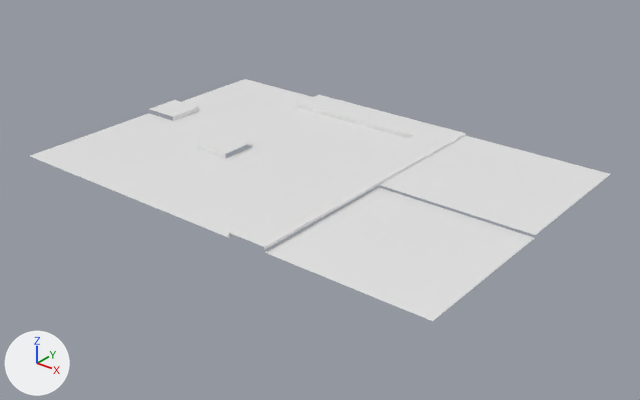
The Blender file data/tiles/default/road/road.blend: old version first, new version second.
Camera for both pictures: a camera (50 mm lens) standing at (42.9, -62.4, 35.3) and looking at (-6.4, -0.8, -3.0). The lights are fixed; the arrows at lower left show +X, +Y and +Z.

In view in the first picture: 'tile_center', 'tile_edge', 'tile_edge_inward', 'tile_edge_outward', 'tile_edge_outward_diagonal', 'tile_single'.
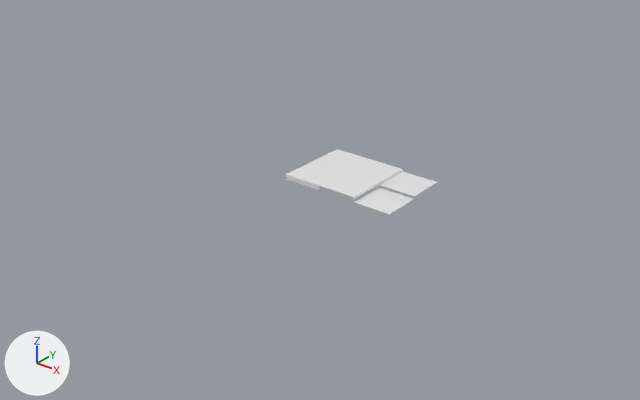
Where the newer file only moved an object's origin or applied its transform, the numbers keep the older frame.

The change, as a list of edits to the scene's bpy script:
```text
Change me_tile_center:
    where me_tile_center.from_pydata(...)  # 4 vertices, 2 faces; spans x -8.0..8.0, y -8.0..8.0, z 0.2
    me_tile_center part 1
    me_tile_center.vertices[0].co: (-8.0, -8.0, 0.2) -> (-2.0, -2.0, 0.2)  # pixel (378, 184)
    me_tile_center.vertices[1].co: (8.0, -8.0, 0.2) -> (2.0, -2.0, 0.2)  # pixel (535, 235) -> pixel (414, 196)
    me_tile_center.vertices[2].co: (-8.0, 8.0, 0.2) -> (-2.0, 2.0, 0.2)  # pixel (465, 135) -> pixel (402, 171)
    me_tile_center.vertices[3].co: (8.0, 8.0, 0.2) -> (2.0, 2.0, 0.2)  # pixel (610, 173) -> pixel (437, 182)
Change me_tile_edge:
    remove me_tile_edge.from_pydata(...)  # 12 vertices, 10 faces; spans x -8.0..8.0, y -8.0..8.0, z 0.0..0.5
    remove me_tile_edge.materials.append(mat_terrain)  # white #e7e7e7
    add me_tile_edge.from_pydata(...)  # 12 vertices, 10 faces; spans x 4.0..8.0, y 4.0..8.0, z 0.0..0.5
    me_tile_edge part 2
    7 vertices are removed from x -8.0..8.0, y -8.0..8.0, z 0.0..0.5
    10 faces are deleted
    7 vertices are added at x 4.0..8.0, y 4.0..8.0, z 0.0..0.5
    4 new faces join them, mat_border (white #e7e7e7)
    4 new faces join them, mat_edge (white #e7e7e7)
    2 new faces join them, mat_sidewalk (white #e7e7e7)
Change me_tile_edge_outward:
    remove me_tile_edge_outward.from_pydata(...)  # 15 vertices, 16 faces; spans x -8.0..8.0, y -8.0..8.0, z 0.0..0.5
    remove me_tile_edge_outward.materials.append(mat_terrain)  # white #e7e7e7
    add me_tile_edge_outward.from_pydata(...)  # 13 vertices, 14 faces; spans x -2.0..2.0, y -2.0..2.0, z 0.0..0.5
    me_tile_edge_outward part 3: the whole mesh is rebuilt
Change me_tile_edge_inward:
    remove me_tile_edge_inward.from_pydata(...)  # 16 vertices, 18 faces; spans x -8.0..8.0, y -8.0..8.0, z 0.0..0.5
    remove me_tile_edge_inward.materials.append(mat_terrain)  # white #e7e7e7
    add me_tile_edge_inward.from_pydata(...)  # 13 vertices, 14 faces; spans x -2.0..2.0, y -2.0..2.0, z 0.2..0.5
    me_tile_edge_inward part 4: the whole mesh is rebuilt
Change me_tile_single:
    where me_tile_single.from_pydata(...)  # 4 vertices, 2 faces; spans x -8.0..8.0, y -8.0..8.0, z 0.0
    me_tile_single part 5
    me_tile_single.vertices[0].co: (-8.0, -8.0, 0.0) -> (-2.0, -2.0, 0.0)  # pixel (264, 252) -> pixel (353, 201)
    me_tile_single.vertices[1].co: (8.0, -8.0, 0.0) -> (2.0, -2.0, 0.0)  # pixel (432, 321) -> pixel (389, 214)
    me_tile_single.vertices[2].co: (-8.0, 8.0, 0.0) -> (-2.0, 2.0, 0.0)  # pixel (378, 187)
    me_tile_single.vertices[3].co: (8.0, 8.0, 0.0) -> (2.0, 2.0, 0.0)  # pixel (535, 237) -> pixel (414, 198)
Change me_tile_edge_outward_diagonal:
    remove me_tile_edge_outward_diagonal.from_pydata(...)  # 22 vertices, 26 faces; spans x -8.0..8.0, y -8.0..8.0, z 0.0..0.5
    remove me_tile_edge_outward_diagonal.materials.append(mat_terrain)  # white #e7e7e7
    add me_tile_edge_outward_diagonal.from_pydata(...)  # 16 vertices, 18 faces; spans x -2.0..2.0, y -2.0..2.0, z 0.5
    me_tile_edge_outward_diagonal part 6: the whole mesh is rebuilt
Change ob_tile_center:
    ob_tile_center.location: (8.0, 8.0, 0.0) -> (2.0, 2.0, 0.0)
Change ob_tile_edge_outward:
    ob_tile_edge_outward.location: (-24.0, -8.0, 0.0) -> (-6.0, -2.0, 0.0)
Change ob_tile_edge_inward:
    ob_tile_edge_inward.location: (-8.0, 8.0, 0.0) -> (-2.0, 2.0, 0.0)
Change ob_tile_single:
    ob_tile_single.location: (8.0, -8.0, 0.0) -> (2.0, -2.0, 0.0)
Change ob_tile_edge_outward_diagonal:
    ob_tile_edge_outward_diagonal.location: (-24.0, 8.0, 0.0) -> (-6.0, 2.0, 0.0)
```

Location of each change, (x1, y1, x2, y2) in pixels of the pictures (640 x 400 px):
'tile_single', reshaped, moved (78% narrower, 79% shorter)
    before: (265, 187, 534, 321)
    after: (354, 187, 413, 214)
'tile_edge', reshaped (75% narrower, 73% shorter)
    before: (135, 147, 379, 250)
    after: (319, 172, 379, 199)
'tile_center', reshaped, moved (75% narrower, 74% shorter)
    before: (379, 136, 610, 235)
    after: (379, 171, 437, 196)
'tile_edge_outward', reshaped, moved (74% narrower, 66% shorter)
    before: (30, 113, 252, 199)
    after: (286, 161, 344, 190)
'tile_edge_inward', reshaped, moved (72% narrower, 69% shorter)
    before: (253, 102, 466, 184)
    after: (345, 159, 403, 184)
'tile_edge_outward_diagonal', reshaped, moved (71% narrower, 65% shorter)
    before: (150, 79, 345, 147)
    after: (313, 149, 368, 172)
